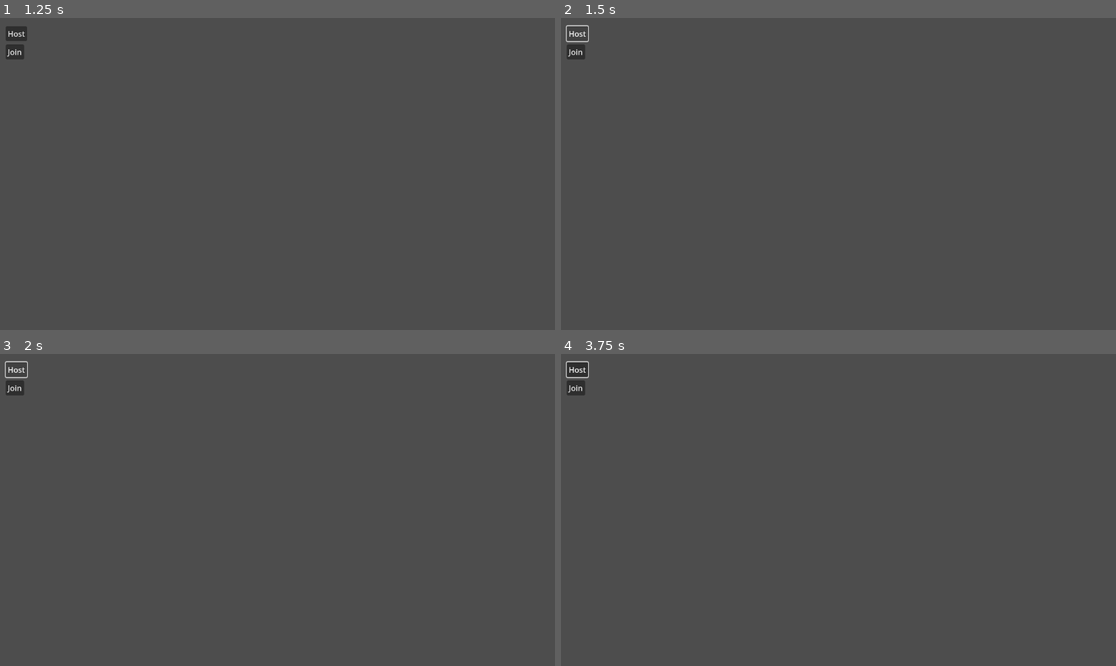
Above: before the commit, frames 1-4 (two rows, left to right).
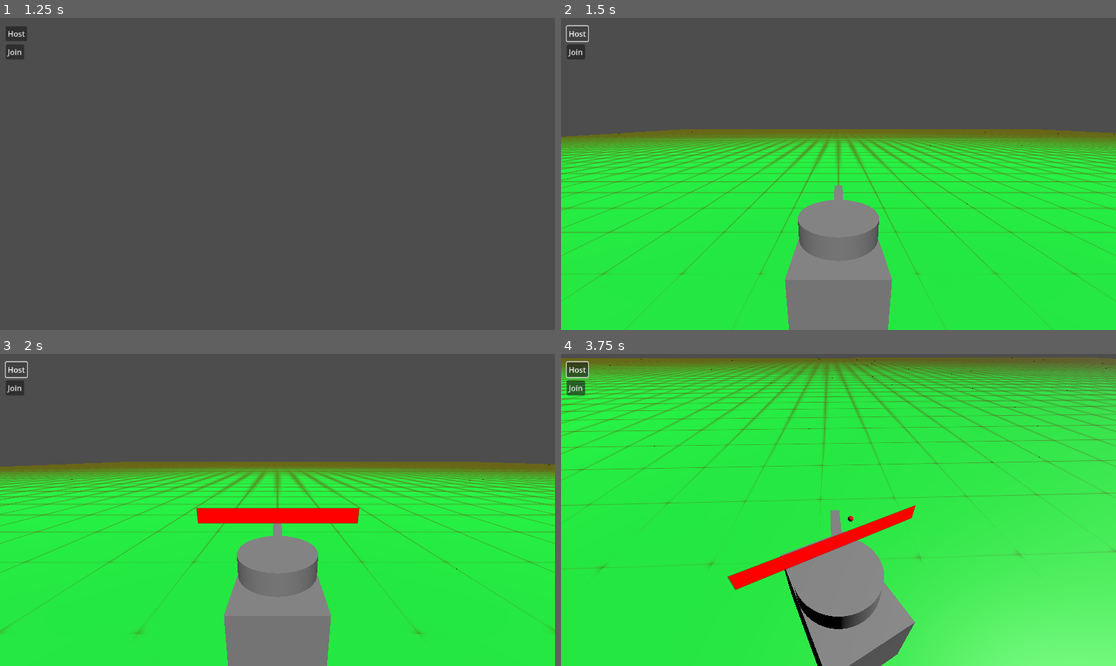
Above: after the commit, the same moments.

Repository: Coolfool3080/QuickTank
Game: Godot game, scene res://levels/multiplayer_test_map.tscn
Same seed, same stepped clock (60 frames per second), same inputs: the game is played once before the commit and once after it. This scene is started directly instead of the project's main scene.
Inputs (mouse positions are in pixels of both pictures, inside the frame that each line leads up to):
- Up to frame 1 (1.25 s): tap Enter at 0.5 s; move the mouse to (399, 158) at 0.52 s; press the mouse at (399, 158) at 0.53 s; hold D (tank_rotate_right) from 0.53 s (still down)
- Up to frame 2 (1.5 s): release D (tank_rotate_right) at 1.25 s; release the mouse at (960, 158) at 1.25 s; click "Host" at 1.25 s
- Up to frame 3 (2 s): no input
- Up to frame 4 (3.75 s): move the mouse to (727, 525) at 2.02 s; hold S (tank_backward) 2.03-2.78 s; click (727, 525) at 2.1 s; move the mouse to (894, 441) at 2.77 s; press the mouse at (894, 441) at 2.78 s; hold D (tank_rotate_right) 2.78-3.53 s; move the mouse to (810, 572) at 3.52 s; release the mouse at (810, 572) at 3.53 s; hold W (tank_forward) from 3.53 s (still down); click (810, 572) at 3.6 s

Frame 1 is identical in both runs. In frame 2, 64% of the frame differs, in the area x 0-100%, y 35-100%; in frame 3, 65%; in frame 4, 98%, in the area x 0-100%, y 1-100%.

Commit message:
internet changes

Diff:
--- a/levels/multiplayer_test_map.tscn
+++ b/levels/multiplayer_test_map.tscn
@@ -1,8 +1,10 @@
-[gd_scene load_steps=2 format=3 uid="uid://bcq1w4l1qow6p"]
+[gd_scene load_steps=3 format=3 uid="uid://bcq1w4l1qow6p"]
 
+[ext_resource type="Script" uid="uid://b3w2lfmef5cs1" path="res://scripts/multiplayer_controller.gd" id="1_vk1xx"]
 [ext_resource type="MeshLibrary" uid="uid://uc0w8dauwqu0" path="res://assets/mesh/mesh_library_2.tres" id="3_inuxk"]
 
 [node name="multiplayer_test_map" type="Node3D"]
+script = ExtResource("1_vk1xx")
 
 [node name="Host" type="Button" parent="."]
 offset_left = 12.0
--- a/scripts/tank_movement_controller.gd
+++ b/scripts/tank_movement_controller.gd
@@ -61,24 +61,16 @@
 
 	move_and_slide()
 
-	# Rotate head relative to tank's local space
-	var tank_basis = global_transform.basis
 	var camera_global_yaw = camera_pivot.global_transform.basis.get_euler().y
 	var tank_yaw = global_transform.basis.get_euler().y
 	var relative_yaw = camera_global_yaw - tank_yaw
+
+	var camera_global_pitch = camera_pivot.global_transform.basis.get_euler().x
+	var tank_pitch = global_transform.basis.get_euler().x
+	var relative_pitch = camera_global_pitch - tank_pitch
+
 	head_node.rotation.y = lerp_angle(head_node.rotation.y, relative_yaw, delta * HEAD_ROTATE_SPEED)
-
-	if is_multiplayer_authority():
-		var camera_global_yaw = camera_pivot.global_transform.basis.get_euler().y
-		var tank_yaw = global_transform.basis.get_euler().y
-		var relative_yaw = camera_global_yaw - tank_yaw
-
-		var camera_global_pitch = camera_pivot.global_transform.basis.get_euler().x
-		var tank_pitch = global_transform.basis.get_euler().x
-		var relative_pitch = camera_global_pitch - tank_pitch
-
-		head_node.rotation.y = lerp_angle(head_node.rotation.y, relative_yaw, delta * HEAD_ROTATE_SPEED)
-		head_barrel.rotation.x = lerp_angle(head_barrel.rotation.x, relative_pitch, delta * HEAD_ROTATE_SPEED)
+	head_barrel.rotation.x = lerp_angle(head_barrel.rotation.x, relative_pitch, delta * HEAD_ROTATE_SPEED)
 
 	#shoot
 func _input(event):
Not shown: 1 places in assets/player_tank_new.tscn that only renumber resources
